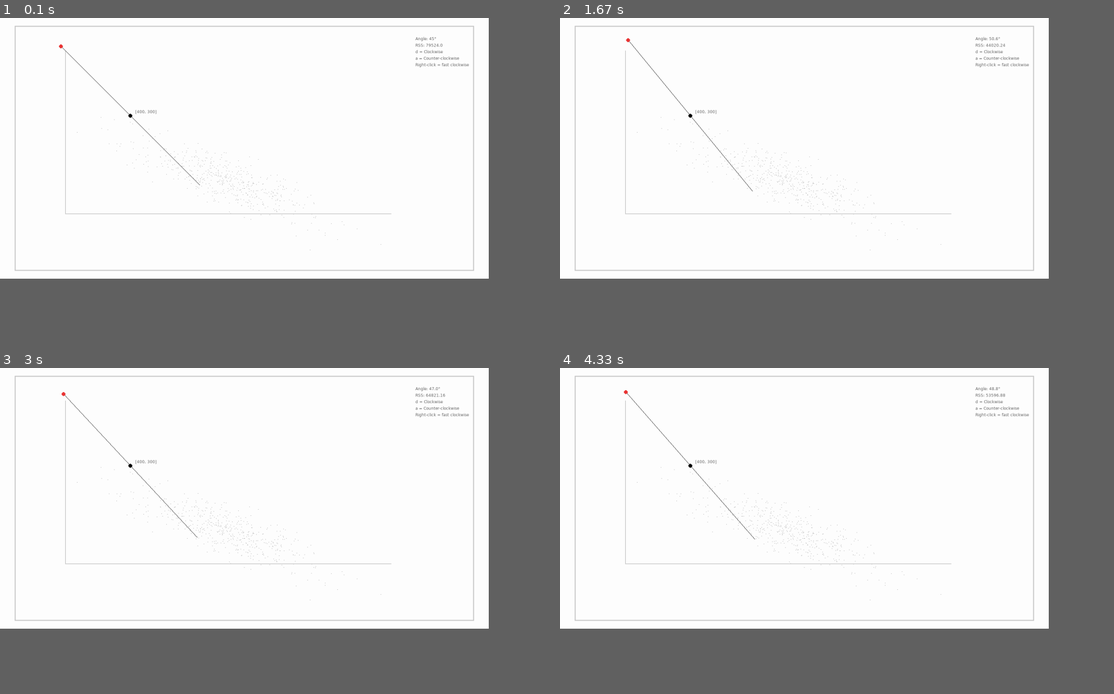
Above: before the commit, frames 1-4 (two rows, left to right).
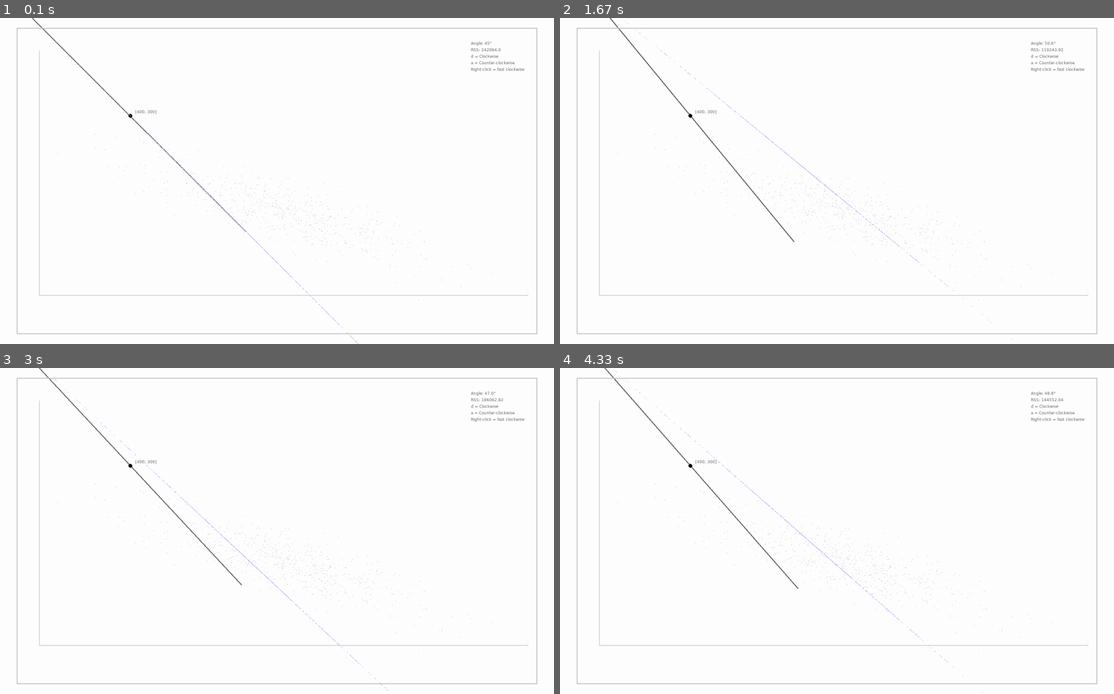
Above: after the commit, the same moments.

Repository: Biuku/LinearRegressionGame
Game: pygame game, started from main.py
Two runs of this game, one before a commit and one after it. Both use one fixed random seed, a clock stepped at 60 frames per second and the inputs below.
Inputs (mouse positions are in pixels of both pictures, inside the frame that each line leads up to):
- Up to frame 1 (0.1 s): no input
- Up to frame 2 (1.67 s): click (837, 181) at 0.38 s; hold D 0.67-1.13 s; move the mouse to (1014, 171) at 0.7 s; hold D 1.17-1.63 s
- Up to frame 3 (3 s): hold A 1.67-2.2 s; hold A 2.23-2.63 s; hold D from 2.67 s (still down)
- Up to frame 4 (4.33 s): release D at 3.3 s; hold A 3.33-3.8 s; hold D 3.83-4.3 s
In our replay, the window is 794x423 before the commit and 900x529 after it. These sizes can differ from the game's own. Grey fills any space a smaller window leaves; there, only what the larger window draws over its background counts as a difference.

The runs differ from the first frame. In frame 1, 2.9% of the frame differs, in the area x 2-97%, y 0-100%; in frame 2, 3.0%; in frame 3, 3.0%; in frame 4, 3.0%.

Commit message:
Will start over with graph-pygame convertor

Diff:
--- a/line.py
+++ b/line.py
@@ -3,6 +3,7 @@
 
 import pygame
 import math as m
+import random as r
 from setup.settings import Settings
 
 class FitLine:
@@ -11,8 +12,7 @@
         self.win = win
         self.set = Settings()
 
-
-        self.length = 300
+        self.length = 500
         self.angle = 45 ## 'angle' for trig; 'slope' for regression
         self.mid = [400, 300] ### Line always anchors to mid
 
@@ -21,6 +21,9 @@
         self.update_points()
 
         self.rss = 0
+        self.vertical_intercepts = []
+        self.chance = [False, False, False, False, False, False, False, False, True]
+        self.y_on_line = []
 
 
     def rotate(self, rotating, counter_rotating, super_rotating):
@@ -67,6 +70,9 @@
         """
 
         error_lines = []
+
+        self.y_on_line = []
+        self.vertical_intercepts = []
         rss = 0
 
         for pair in arr:
@@ -74,29 +80,32 @@
             y_on_line = self.x_intercept(x, y)
             rss = y_on_line**2
 
+            self.y_on_line.append((x, y_on_line))
+
+
+            #if r.choice(self.chance):
+            vertical_intercept = [(x,y), (x, y_on_line)]
+            self.vertical_intercepts.append(vertical_intercept)
+
         self.rss = rss
 
-    def x_intercept(self, mx, my):
+
+    def x_intercept(self, x, y):
         start_x, start_y = self.start
         angle = m.radians(self.angle)
 
         """ TRIG APPROACH """
-        opposite = mx - start_x
+        opposite = x - start_x
         hypot = opposite / m.sin(angle)
         adjacent = m.cos(angle) * hypot
 
         #So, y on the line should be start_y + adjacent
         y_on_line = round( start_y + adjacent, 2)
 
+
         return y_on_line
 
-        #self.print_coord( (mx, y_on_line) )
 
-    def get_slope(self):
-        """ Slope = rise/run """
-        x1, y1 = self.start
-        x2, y2 = self.end
-        return (y2 - y1) // (x2 - x1)
 
     def move(self, moving):
         if moving:
@@ -125,13 +134,22 @@
 
 
     def draw(self):
-        pygame.draw.line(self.win, self.set.grey, tuple(self.start), (self.end), 2)
+        pygame.draw.line(self.win, self.set.grey, tuple(self.start), (self.end), 4)
 
-        ## Start a small circle denoting the mid
+        ## Draw a small circle denoting the mid
         pygame.draw.circle(self.win, self.set.black, self.mid, 6, 0)
 
-        ## Start a temporary circle denoting the start
+        ## Draw a temporary circle denoting the start
         pygame.draw.circle(self.win, self.set.red, self.start, 6, 0)
+
+        ## Draw vertical lines between the error bars and my line
+
+        for dot in self.y_on_line:
+            pygame.draw.circle(self.win, self.set.blue, dot, 1, 0)
+        # for line in self.vertical_intercepts:
+        #         start, end = line
+        #         pygame.draw.line(self.win, self.set.blue, start, end, 1)
+
 
         self.print_coord(self.mid)
 
--- a/main.py
+++ b/main.py
@@ -78,6 +78,7 @@
 
 
     def draw(self):
+        self.win.fill(self.set.white)
         self.plot.draw(self.arr)
         self.fitline.draw()
         self.update_screen()
@@ -86,7 +87,8 @@
     """ MAIN """
     def main(self):
 
-        self.arr = np.load('data/ecommerce.npy')
+        self.arr = np.load('data/ecommerce2.npy')
+        #self.arr = self.plot.configure_data(self.arr)
 
         while True:
             self.win.fill(self.set.white)
--- a/plot.py
+++ b/plot.py
@@ -12,14 +12,17 @@
         pygame.init()
         self.win = win
         self.set = Settings()
+        self.w = 1500
+        self.h = 750
 
     def draw(self, arr):
 
         ### Draw axes
 
-        w, h = 1000, 500
 
-        left, top = 200, 100
+        w, h = self.w, self.h
+
+        left, top = 120, 100
         right, bottom = left + w, top + h
 
         zero_zero = (left, bottom)
@@ -36,3 +39,16 @@
             y = pair[1] + top
 
             pygame.draw.circle(self.win, c, (x, y), 1, 0)
+
+    def configure_data(self, arr):
+
+        arr = -1*arr
+        return arr
+
+        x = arr[:,0]
+        x_factor = self.w / x.max()
+        arr[:,0] = arr[:,0] * x_factor
+
+        arr = arr.astype(int)
+
+        return arr
--- a/setup/settings.py
+++ b/setup/settings.py
@@ -6,8 +6,8 @@
 class Settings:
 
     def __init__(self):
-        self.win_w = 1500
-        self.win_h = 800
+        self.win_w = 1700
+        self.win_h = 1000
 
         self.clock = pygame.time.Clock()
         self.FPS = 60
Renamed: mit.jpg -> Stuff/mit.jpg
Binary file added: data/ecommerce2.npy
Not shown, added: Jupyter/.ipynb_checkpoints/eCommerce data2-checkpoint.ipynb
Not shown, added: Jupyter/eCommerce data2.ipynb
Not shown, added: Stuff/LinearRegression Whiteboarding.odt
